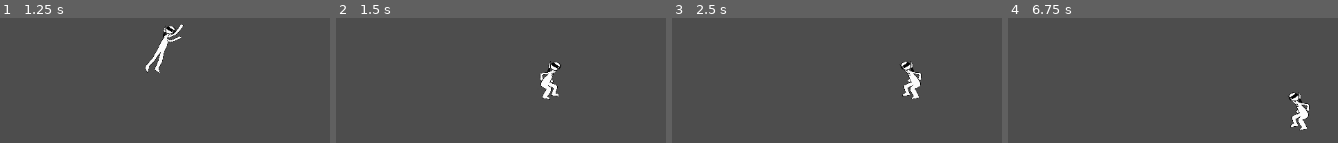
Above: before the commit, frames 1-4 (left to right).
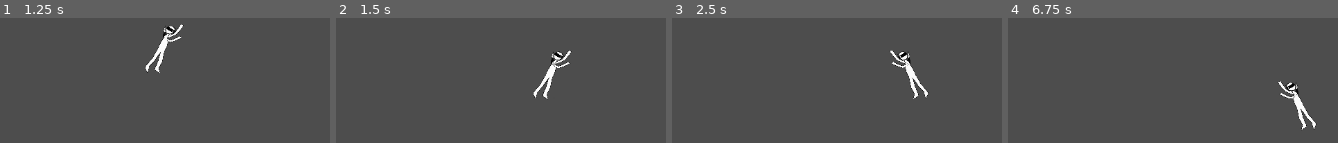
Above: after the commit, the same moments.

Repository: TheMenti/brushman
Game: Godot game, scene res://scenes/game.tscn
Same seed, same stepped clock (60 frames per second), same inputs: the game is played once before the commit and once after it.
Inputs (mouse positions are in pixels of both pictures, inside the frame that each line leads up to):
- Up to frame 1 (1.25 s): tap Enter at 0.5 s; move the mouse to (105, 60) at 0.52 s; hold Right (move_right) from 0.53 s (still down); hold Space (jump) from 0.53 s (still down)
- Up to frame 2 (1.5 s): keep holding Right (move_right); move the mouse to (outside the picture) at 1.27 s; release Space (jump) at 1.28 s; click (outside the picture) at 1.35 s
- Up to frame 3 (2.5 s): tap Space (jump) at 1.52, 1.55, 1.82 s; move the mouse to (outside the picture) at 2.02 s; release Right (move_right) at 2.03 s; hold Left (move_left) from 2.03 s (still down); hold Space (jump) from 2.03 s (still down)
- Up to frame 4 (6.75 s): move the mouse to (outside the picture) at 2.77 s; release Left (move_left) at 2.78 s; release Space (jump) at 2.78 s; hold Right (move_right) 2.78-4.28 s; click (outside the picture) at 2.85 s; tap Space (jump) at 3.02, 3.05, 3.32, 4.52, 4.55, 4.82, 6.02, 6.05, 6.32 s; move the mouse to (outside the picture) at 3.52 s; hold Space (jump) 3.53-4.28 s; move the mouse to (outside the picture) at 4.27 s; hold Left (move_left) 4.28-5.03 s; click (outside the picture) at 4.35 s; tap Enter at 5, 6.5 s; move the mouse to (outside the picture) at 5.02 s; hold Right (move_right) 5.03-5.78 s; hold Space (jump) 5.03-5.78 s; move the mouse to (outside the picture) at 5.77 s; hold Left (move_left) from 5.78 s (still down); click (outside the picture) at 5.85 s; move the mouse to (1113, 60) at 6.52 s; hold Space (jump) from 6.53 s (still down)

Frame 1 is identical in both runs. In frame 2, 1.3% of the frame differs, in the area x 59-72%, y 25-66%; in frame 3, 1.2%; in frame 4, 1.2%.

Commit message:
Edited player jumping and falling animations

Diff:
--- a/brushman/scenes/player.tscn
+++ b/brushman/scenes/player.tscn
@@ -9,7 +9,6 @@
 [ext_resource type="Texture2D" uid="uid://v8x6dfctaxkb" path="res://sprites/Walking/3.png" id="5_ur7pv"]
 [ext_resource type="Texture2D" uid="uid://dbhqbbi83inwf" path="res://sprites/Walking/4.png" id="6_y4r1p"]
 [ext_resource type="Texture2D" uid="uid://dj2j5gvesgdpy" path="res://sprites/Walking/5.png" id="7_d2wvv"]
-[ext_resource type="Texture2D" uid="uid://613m0f8ydhck" path="res://sprites/jumping/5.png" id="7_fulsm"]
 
 [sub_resource type="SpriteFrames" id="SpriteFrames_g2els"]
 animations = [{
@@ -23,7 +22,7 @@
 }, {
 "frames": [{
 "duration": 1.0,
-"texture": ExtResource("7_fulsm")
+"texture": ExtResource("4_oprun")
 }],
 "loop": true,
 "name": &"falling",
@@ -32,9 +31,6 @@
 "frames": [{
 "duration": 1.0,
 "texture": ExtResource("5_a8ls1")
-}, {
-"duration": 1.0,
-"texture": ExtResource("4_oprun")
 }],
 "loop": false,
 "name": &"jumping",
@@ -73,7 +69,7 @@
 position = Vector2(296.99997, 368.00003)
 scale = Vector2(0.03617961, 0.029981371)
 sprite_frames = SubResource("SpriteFrames_g2els")
-animation = &"jumping"
+animation = &"falling"
 
 [node name="CollisionShape2D" type="CollisionShape2D" parent="." unique_id=1732113809]
 position = Vector2(293, 369)
--- a/brushman/scripts/player.gd
+++ b/brushman/scripts/player.gd
@@ -9,7 +9,7 @@
 		_animated_sprite.play(name)
 
 func falling_state(vel) -> bool:
-		if vel < 0:
+		if vel > 0:
 			return true
 		else:
 			return false
@@ -19,8 +19,8 @@
 	# Gravità
 	if not is_on_floor():
 		velocity += get_gravity() * delta
-		if falling_state(velocity.y):
-			play_anim("falling")
+		#if falling_state(velocity.y):
+			#play_anim("falling")
 
 
 
@@ -31,7 +31,7 @@
 		if falling_state(velocity.y):
 			play_anim("falling")
 
-	if Input.is_action_pressed("jump") and not is_on_floor():
+	elif Input.is_action_pressed("jump") and not is_on_floor():
 		velocity.y += delta * JUMP_VELOCITY - 3
 		play_anim("jumping")
 		if falling_state(velocity.y):
